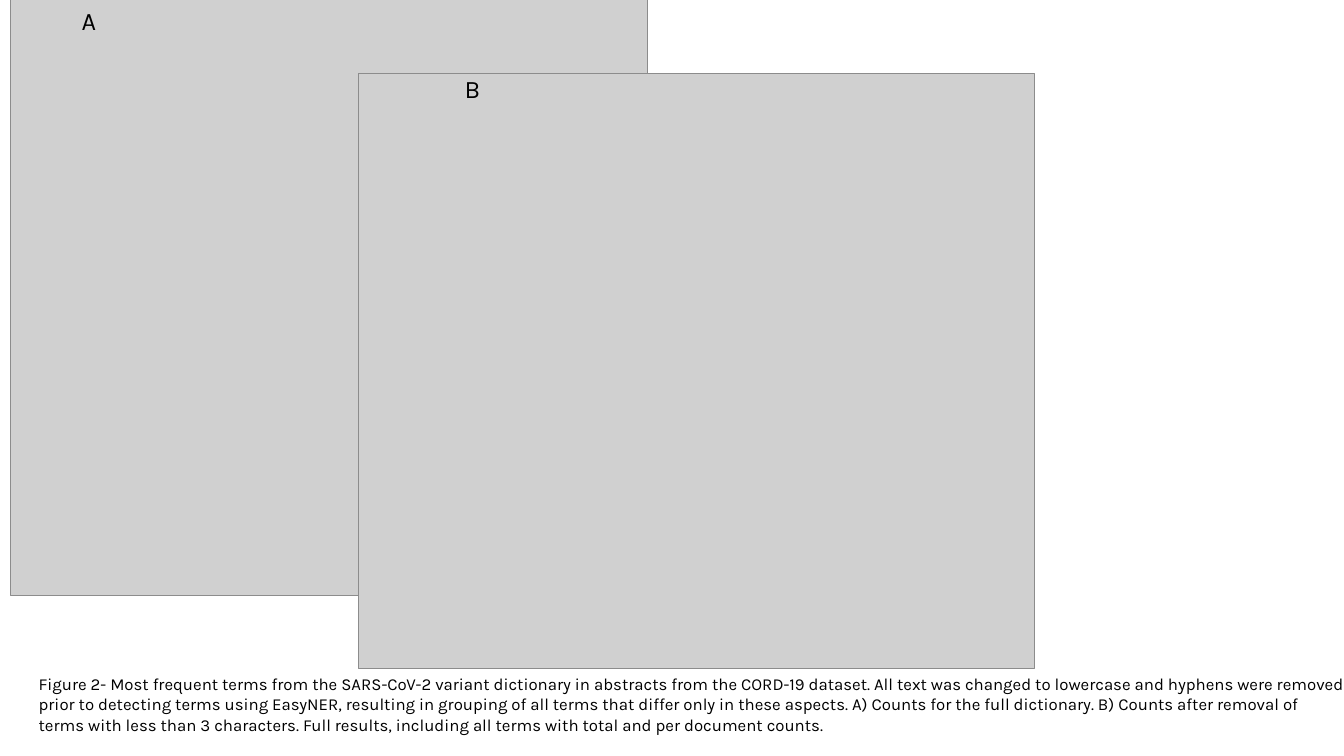
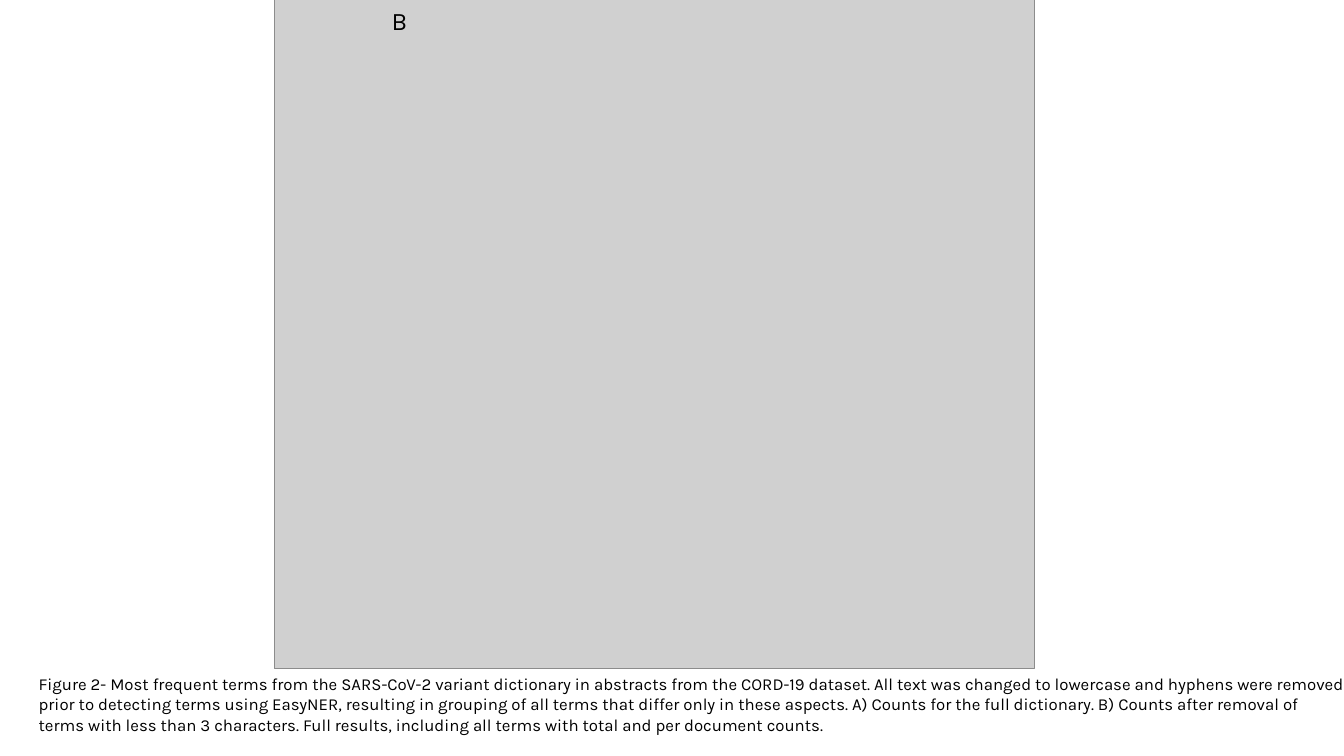
Before and after one commit to Aitslab/Covid19, a slide deck: slide 4 of data/Supplemental_file10.pptx (slide 3 before the commit). Drawn at 1344x756 pixels with LibreOffice and Linux fonts; fonts in the diff are those of the drawing; grey boxes stand for pictures. Boxes give left, top, right and bottom in pixels: in the first picture for what was removed or moved away, otherwise in the second. Text is boxed around its words. In the diff, an @@ line names an element or a change of style, - is before the commit and + after.

```diff
--- a/data/Supplemental_file10.pptx
+++ b/data/Supplemental_file10.pptx
@@ picture removed at (11, 0, 648, 596) @@
@@ text removed at (82, 14, 96, 30) @@
-A
@@ picture: place and size @@
-picture at (359, 74, 1034, 669)
+picture at (274, 0, 1034, 669)
@@ text "B": place and size @@
-text "B" at (465, 82, 481, 98)
+text "B" at (392, 14, 408, 30)
```
Also in this commit, not shown: 1 other slide changed, 3 slides added, 1 slide removed, 16 other files.
